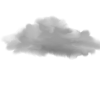
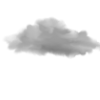
Two versions of the same layered image (100 × 100). Layer-by-layer changes:
painted on "Cloud" over [1, 15, 100, 60]
